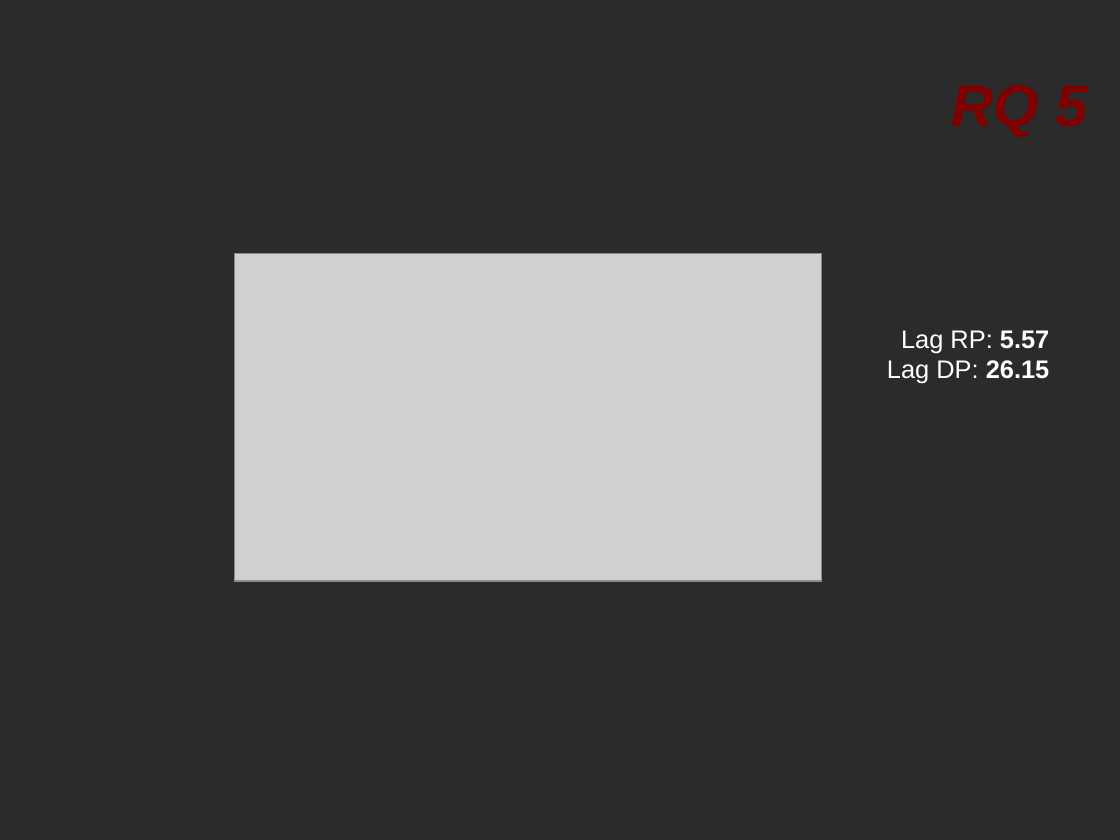
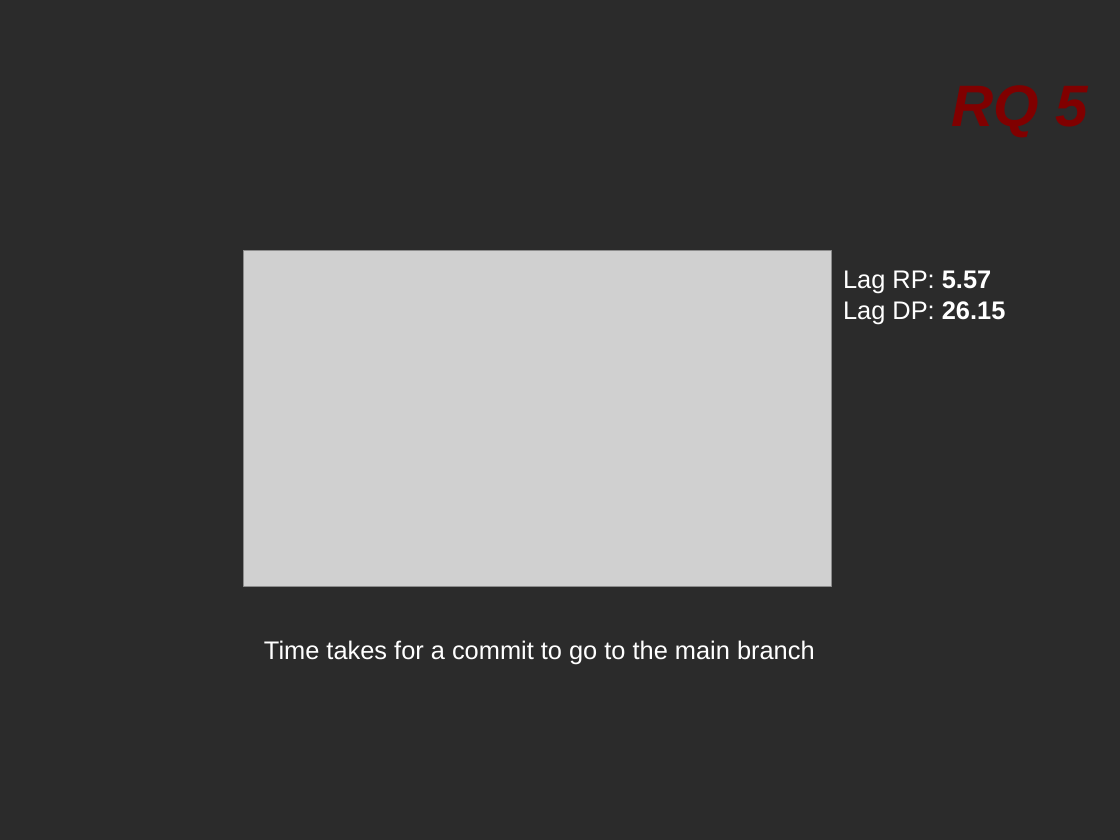
Before and after one commit to tajmilur-rahman/SOEN691D, a slide deck: slide 14 of presentation/research/paper1.odp. Drawn at 1120x840 pixels with LibreOffice and Linux fonts; fonts in the diff are those of the drawing; grey boxes stand for pictures; background and template pictures are left out; a plain dark background stands for a picture behind light text. Boxes give left, top, right and bottom in pixels: in the first picture for what was removed or moved away, otherwise in the second. Text is boxed around its words. In the diff, an @@ line names an element or a change of style, - is before the commit and + after.

```diff
--- a/presentation/research/paper1.odp
+++ b/presentation/research/paper1.odp
@@ picture: place and size @@
-picture at (235,253,823,580)
+picture at (244,251,831,587)
@@ text "Lag RP: 5.57": place and size @@
-text "Lag RP: 5.57" at (887,330,1050,384)
+text "Lag RP: 5.57" at (843,270,1006,324)
@@ text "Lag RP: 5.57" at (843,270,1006,324): alignment right to left @@
@@ text added at (264,640,815,664), 18 pt, text #FFFFFF @@
+Time takes for a commit to go to the main branch
```
Also in this commit, not shown: 14 other slides changed, 16 other files.
